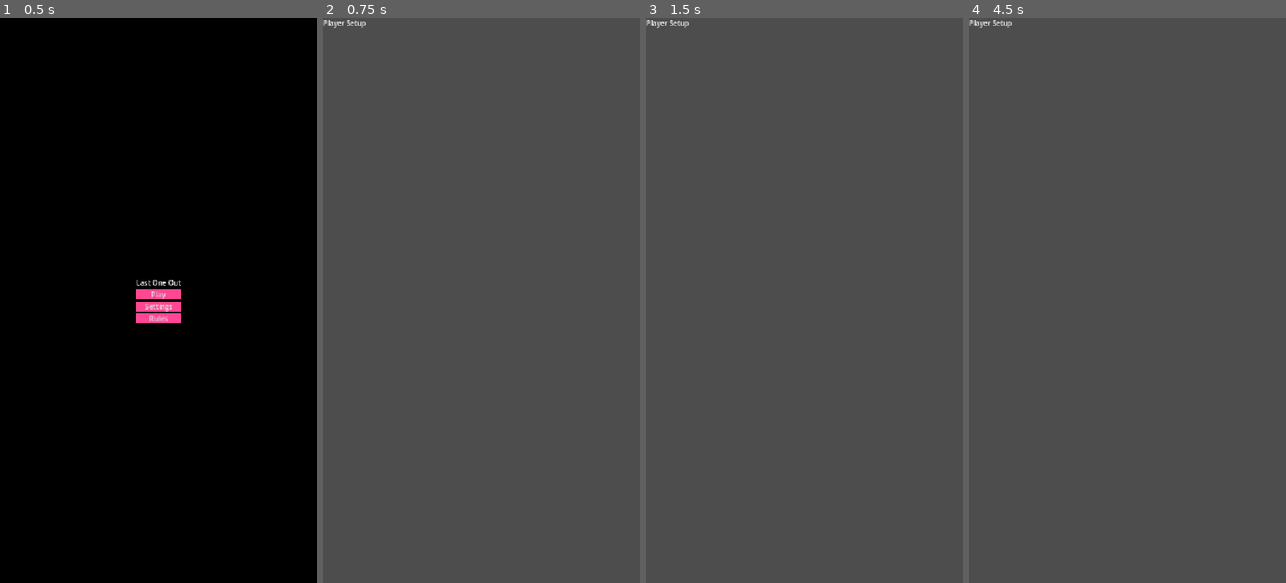
Above: before the commit, frames 1-4 (left to right).
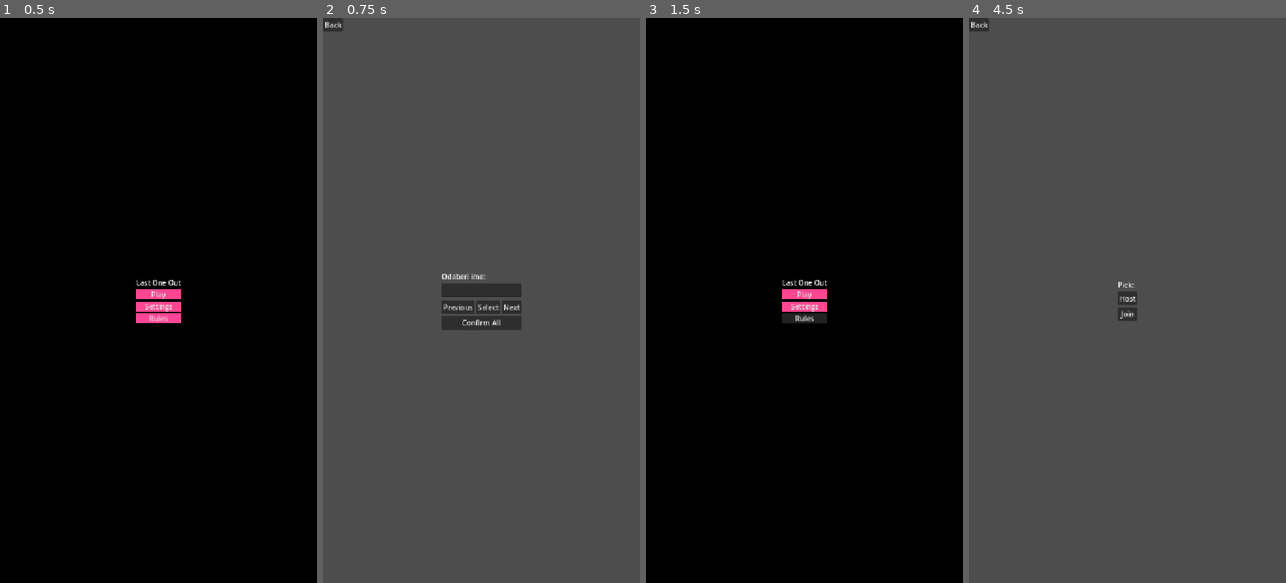
Above: after the commit, the same moments.

Repository: Zivac0403/Last-one-out
Game: Godot game, scene res://Scenes/main_menu.tscn
The game is run twice, just before and just after one commit, with the same random seed, the same clock (stepped at 60 frames per second) and the same inputs.
Inputs (mouse positions are in pixels of both pictures, inside the frame that each line leads up to):
- Up to frame 1 (0.5 s): no input
- Up to frame 2 (0.75 s): click "Play" at 0.5 s
- Up to frame 3 (1.5 s): click (655, 23) at 1.25 s, where only the run after the commit has a clickable "Back"
- Up to frame 4 (4.5 s): click (1127, 294) at 2 s, where only the run after the commit has a clickable "Play"; click (1105, 306) at 2.75 s, where only the run after the commit has a clickable "Previous"; click (1133, 306) at 3.5 s, where only the run after the commit has a clickable "Select"; click (1127, 323) at 4.25 s, where only the run after the commit has a clickable "Confirm All"

Frame 1 is identical in both runs. In frame 2, 1.9% of the frame differs, in the area x 0-63%, y 0-56%; in frame 3, 100%, in the area x 0-100%, y 0-100%; in frame 4, 0.4%.

Commit message:
Dodane nove scene (Player setup (ime, i avatar) i host/join scena)

Diff:
--- /dev/null
+++ b/Scenes/host_join.tscn
@@ -0,0 +1,45 @@
+[gd_scene format=3 uid="uid://dbt81cq4u2ksx"]
+
+[ext_resource type="Script" uid="uid://t5pkp6um13j4" path="res://scripts/host_join.gd" id="1_gowtu"]
+
+[node name="HostJoin" type="Control" unique_id=567403074]
+layout_mode = 3
+anchors_preset = 15
+anchor_right = 1.0
+anchor_bottom = 1.0
+grow_horizontal = 2
+grow_vertical = 2
+script = ExtResource("1_gowtu")
+
+[node name="ButtonBack" type="Button" parent="." unique_id=1872331106]
+layout_mode = 0
+offset_right = 8.0
+offset_bottom = 8.0
+text = "Back"
+
+[node name="CenterContainer" type="CenterContainer" parent="." unique_id=972154445]
+layout_mode = 1
+anchors_preset = 15
+anchor_right = 1.0
+anchor_bottom = 1.0
+grow_horizontal = 2
+grow_vertical = 2
+mouse_filter = 2
+
+[node name="VBoxContainer" type="VBoxContainer" parent="CenterContainer" unique_id=1507845314]
+layout_mode = 2
+
+[node name="Label" type="Label" parent="CenterContainer/VBoxContainer" unique_id=1779475135]
+layout_mode = 2
+text = "Pick:"
+
+[node name="ButtonHost" type="Button" parent="CenterContainer/VBoxContainer" unique_id=831789894]
+layout_mode = 2
+text = "Host"
+
+[node name="ButtonJoin" type="Button" parent="CenterContainer/VBoxContainer" unique_id=1752093038]
+layout_mode = 2
+text = "Join"
+
+[connection signal="pressed" from="CenterContainer/VBoxContainer/ButtonHost" to="." method="_on_button_host_pressed"]
+[connection signal="pressed" from="CenterContainer/VBoxContainer/ButtonJoin" to="." method="_on_button_join_pressed"]
--- a/Scenes/player_setup.tscn
+++ b/Scenes/player_setup.tscn
@@ -1,4 +1,6 @@
 [gd_scene format=3 uid="uid://ci67yy3pys84l"]
+
+[ext_resource type="Script" uid="uid://bb8q4ryucuuv5" path="res://scripts/player_setup.gd" id="1_t0o5c"]
 
 [node name="PlayerSetup" type="Control" unique_id=770935214]
 layout_mode = 3
@@ -7,9 +9,54 @@
 anchor_bottom = 1.0
 grow_horizontal = 2
 grow_vertical = 2
+script = ExtResource("1_t0o5c")
 
-[node name="Label" type="Label" parent="." unique_id=47532757]
+[node name="ButtonBack" type="Button" parent="." unique_id=1717660833]
 layout_mode = 0
-offset_right = 40.0
-offset_bottom = 23.0
-text = "Player Setup"
+offset_right = 23.0
+offset_bottom = 31.0
+text = "Back"
+
+[node name="CenterContainer" type="CenterContainer" parent="." unique_id=41530006]
+layout_mode = 1
+anchors_preset = 15
+anchor_right = 1.0
+anchor_bottom = 1.0
+grow_horizontal = 2
+grow_vertical = 2
+mouse_filter = 2
+
+[node name="VBoxContainer" type="VBoxContainer" parent="CenterContainer" unique_id=1485151312]
+layout_mode = 2
+
+[node name="Label" type="Label" parent="CenterContainer/VBoxContainer" unique_id=896214116]
+layout_mode = 2
+text = "Odaberi ime:"
+
+[node name="LineEditName" type="LineEdit" parent="CenterContainer/VBoxContainer" unique_id=2121379257]
+layout_mode = 2
+
+[node name="TextureRectAvatar" type="TextureRect" parent="CenterContainer/VBoxContainer" unique_id=94018397]
+layout_mode = 2
+
+[node name="HBoxContainer" type="HBoxContainer" parent="CenterContainer/VBoxContainer" unique_id=2022718871]
+layout_mode = 2
+
+[node name="ButtonPrevious" type="Button" parent="CenterContainer/VBoxContainer/HBoxContainer" unique_id=2005311615]
+layout_mode = 2
+text = "Previous"
+
+[node name="ButtonSelect" type="Button" parent="CenterContainer/VBoxContainer/HBoxContainer" unique_id=234238778]
+layout_mode = 2
+text = "Select"
+
+[node name="ButtonNext" type="Button" parent="CenterContainer/VBoxContainer/HBoxContainer" unique_id=1836107218]
+layout_mode = 2
+text = "Next"
+
+[node name="ButtonConfirm" type="Button" parent="CenterContainer/VBoxContainer" unique_id=490184435]
+layout_mode = 2
+text = "Confirm All"
+
+[connection signal="pressed" from="ButtonBack" to="." method="_on_button_back_pressed"]
+[connection signal="pressed" from="CenterContainer/VBoxContainer/ButtonConfirm" to="." method="_on_button_confirm_pressed"]
--- /dev/null
+++ b/scripts/host_join.gd
@@ -0,0 +1,10 @@
+extends Control
+
+
+
+
+func _on_button_host_pressed() -> void:
+	print("Odabran Host")
+
+func _on_button_join_pressed() -> void:
+	print("Odabran Join")
--- /dev/null
+++ b/scripts/player_setup.gd
@@ -0,0 +1,10 @@
+extends Control
+
+
+func _on_button_back_pressed() -> void:
+	print("Back button pressed")
+	get_tree().change_scene_to_file("res://Scenes/main_menu.tscn")
+
+
+func _on_button_confirm_pressed() -> void:
+	get_tree().change_scene_to_file("res://Scenes/host_join.tscn")
Not shown, added: scripts/host_join.gd.uid
Not shown, added: scripts/player_setup.gd.uid
